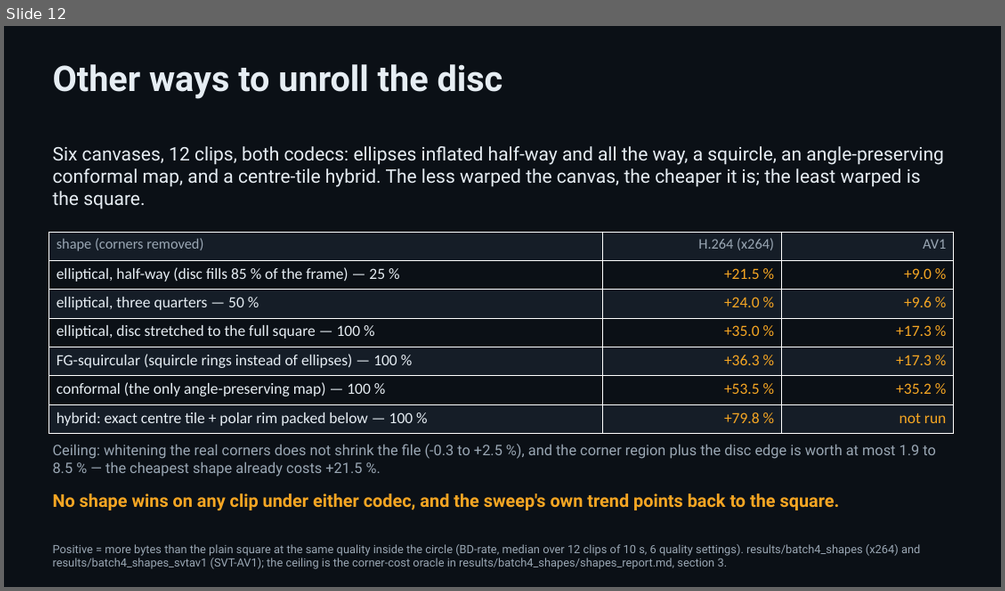
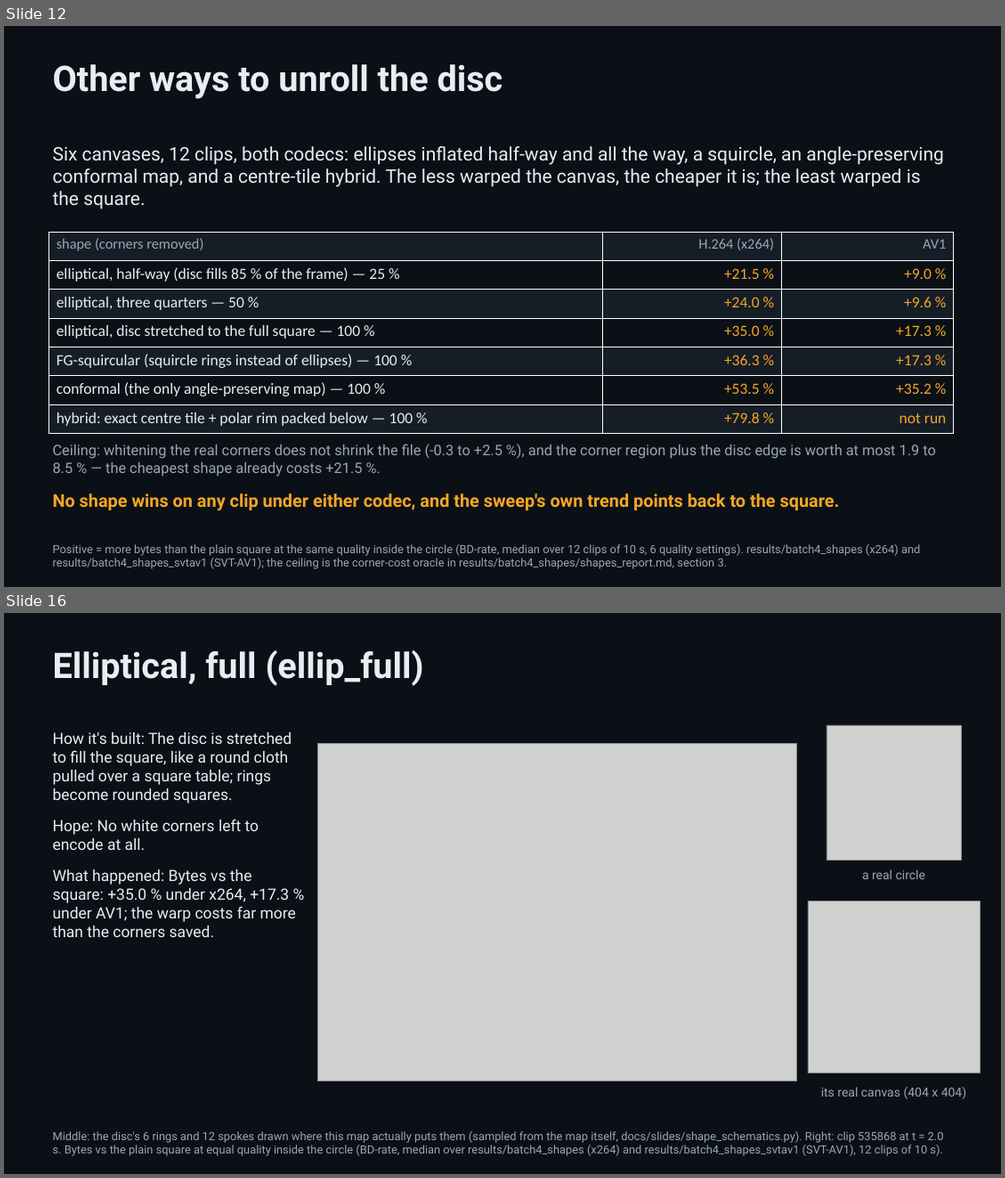
Before and after one commit to padington/polar-codec-site, a slide deck: slides/polar-codec.pptx. Shown one above the other, each under a label of ours: slide 12 before the commit, slides 12 and 16 after it; the slides between them are not shown. The pictures are 1005x591 and 1005x1178 pixels, drawn with LibreOffice and Linux fonts; fonts in the diff are those of the drawing; grey boxes stand for pictures. Boxes give left, top, right and bottom in pixels: in the first picture for what was removed or moved away, otherwise in the second. Text is boxed around its words. In the diff, an @@ line names an element or a change of style, - is before the commit and + after.

Commit message:
Deck: one explanatory slide per canvas shape (slides 13-20)
Rebuilt from the private repo. The contact-sheet slide is gone; the deck now
has 31 slides, one per canvas shape on slide 4's template, with schematics
generated from the maps themselves. The two contact sheets stay on the
results page as overview sheets and are linked from the deck's appendix.

```diff
--- a/slides/polar-codec.pptx
+++ b/slides/polar-codec.pptx
@@ slide 16 added at box(4, 613, 1001, 1174), background #0B1016 @@
@@ text added at box(53, 650, 424, 686), 34 pt, text #E6EDF3, bold @@
+Elliptical, full (ellip_full)
@@ text added at box(53, 732, 296, 937), 15 pt, text #E6EDF3 @@
+How it's built: The disc is stretched to fill the square, like a round cloth pulled over a square table; rings become rounded squares.
+Hope: No white corners left to encode at all.
+What happened: Bytes vs the square: +35.0 % under x264, +17.3 % under AV1; the warp costs far more than the corners saved.
@@ picture added at box(318, 744, 797, 1081) @@
@@ picture added at box(826, 725, 961, 860) @@
@@ text added at box(862, 869, 925, 879), 12 pt, text #9AA7B4 @@
+a real circle
@@ picture added at box(808, 900, 979, 1073) @@
@@ text added at box(821, 1086, 966, 1099), 12 pt, text #9AA7B4 @@
+its real canvas (404 x 404)
@@ text added at box(53, 1131, 944, 1156), 11 pt, text #9AA7B4 @@
+Middle: the disc's 6 rings and 12 spokes drawn where this map actually puts them (sampled from the map itself, docs/slides/shape_schematics.py). Right: clip 535868 at t = 2.0 s. Bytes vs the plain square at equal quality inside the circle (BD-rate, median over results/batch4_shapes (x264) and results/batch4_shapes_svtav1 (SVT-AV1), 12 clips of 10 s).
```
Also in this commit, not shown: 1 slide changed, 7 other slides added, 2 slides removed, 25 other files.
